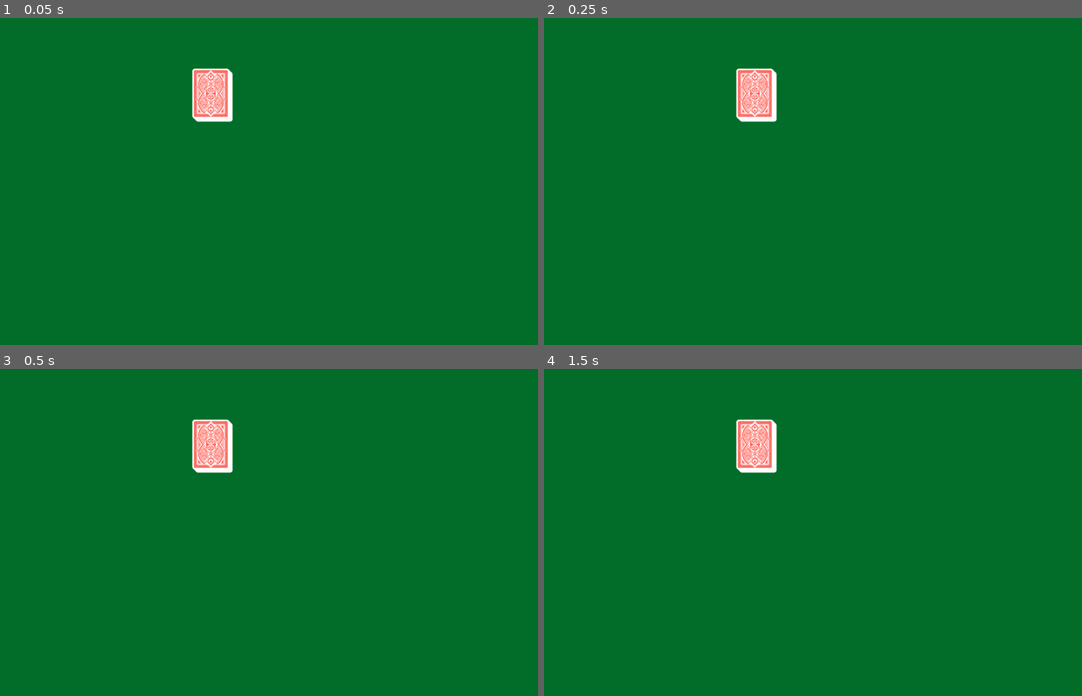
Above: before the commit, frames 1-4 (two rows, left to right).
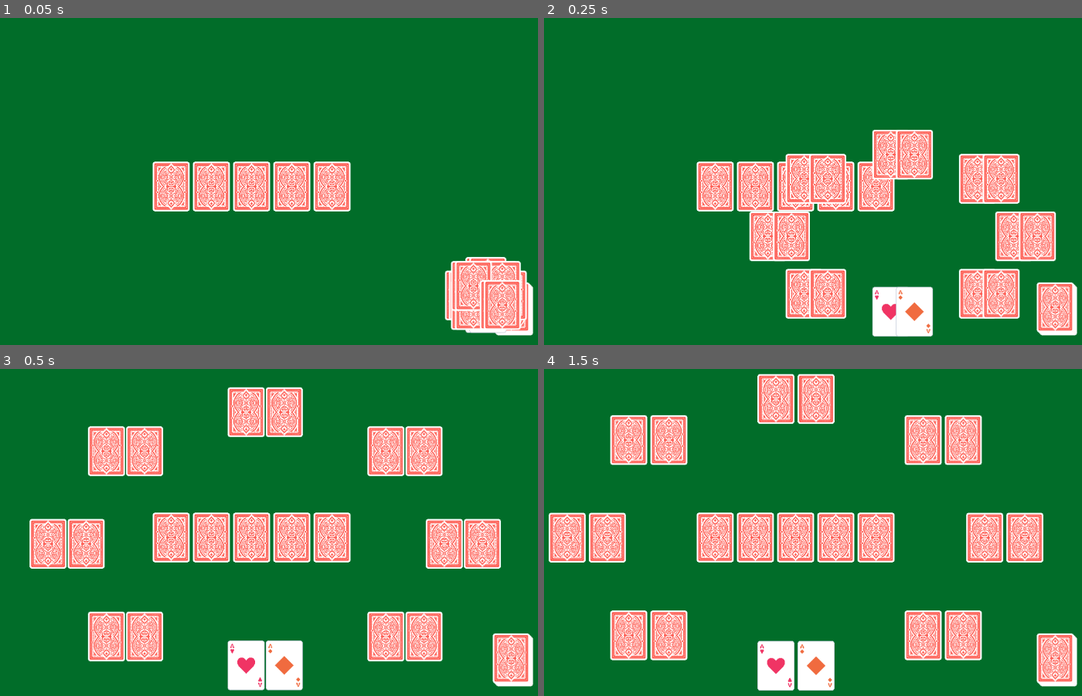
Above: after the commit, the same moments.

Repository: Alex-Onceanu/ProjectGambling
Game: Godot game, scene res://game_room.tscn
The game is run twice, just before and just after one commit, with the same random seed, the same clock (stepped at 60 frames per second) and the same inputs.
Inputs:
- Up to frame 1 (0.05 s): no input
- Up to frame 2 (0.25 s): no input
- Up to frame 3 (0.5 s): no input
- Up to frame 4 (1.5 s): tap Enter at 1.25 s

The runs differ from the first frame. In frame 1, 10% of the frame differs, in the area x 28-100%, y 15-98%; in frame 2, 20%; in frame 3, 25%, in the area x 5-100%, y 5-99%; in frame 4, 25%.

Commit message:
Le deck distribue des cartes aux 8 joueurs

Diff:
--- a/card.gd
+++ b/card.gd
@@ -1,10 +1,10 @@
 extends Node2D
 
-const WIDTH = 71
-const HEIGHT = 95
 var pos_before_goto
 var target
 
+@onready var WIDTH = $front.region_rect.size.x
+@onready var HEIGHT = $front.region_rect.size.y
 @onready var should_move = false
 
 func region_of_string(colval : String) -> Vector2i:
--- /dev/null
+++ b/deck.gd
@@ -0,0 +1,9 @@
+extends Node2D
+
+func deal_cards(player1, player1_cards, others):
+	for colval in player1_cards:
+		player1.get_card_from(global_position, colval)
+
+	for o in others:
+		o.get_card_from(global_position, "", false)
+		o.get_card_from(global_position, "", false)
--- a/game_room.gd
+++ b/game_room.gd
@@ -8,12 +8,7 @@
 	var url = "https://" + code + ".ngrok-free.app"
 	$HTTPRequest.request(str(url) + "/register/user?name=leGodot")
 
-
-	#print($Deck.position)
-	#$Player1.get_card_from($Deck.global_position, "D5")
-	#$Player1.get_card_from($Deck.global_position, "D6")
-	#$Player2.get_card_from($Deck.global_position, "D7")
-	#$Player2.get_card_from($Deck.global_position, "D8")
+	$Deck.deal_cards($Players/Player1, ["HA", "DA"], [$Players/Player2, $Players/Player3, $Players/Player4, $Players/Player5, $Players/Player6, $Players/Player7, $Players/Player8])
 
 # se lance dès que le serveur nous a répondu (la réponse est en argument)
 func _on_request_completed(result, response_code, headers, body):
--- a/game_room.tscn
+++ b/game_room.tscn
@@ -1,7 +1,8 @@
-[gd_scene load_steps=4 format=3 uid="uid://duvnm3asxykhb"]
+[gd_scene load_steps=5 format=3 uid="uid://duvnm3asxykhb"]
 
 [ext_resource type="PackedScene" uid="uid://b25ew1dv5tplj" path="res://card.tscn" id="1_ayhm6"]
 [ext_resource type="Script" path="res://game_room.gd" id="1_fgygk"]
+[ext_resource type="Script" path="res://deck.gd" id="2_mgxd7"]
 [ext_resource type="PackedScene" uid="uid://ccbm2fm8ej331" path="res://player.tscn" id="3_qs578"]
 
 [node name="GameRoom" type="Node2D"]
@@ -15,7 +16,8 @@
 color = Color(0.00392157, 0.427451, 0.160784, 1)
 
 [node name="Deck" type="Node2D" parent="."]
-position = Vector2(500, 150)
+position = Vector2(1060.33, 550)
+script = ExtResource("2_mgxd7")
 
 [node name="1" parent="Deck" instance=ExtResource("1_ayhm6")]
 position = Vector2(6, 6)
@@ -29,25 +31,45 @@
 [node name="4" parent="Deck" instance=ExtResource("1_ayhm6")]
 
 [node name="River" type="Node2D" parent="."]
-visible = false
-position = Vector2(430, 310)
+position = Vector2(576, 324)
 
 [node name="1" parent="River" instance=ExtResource("1_ayhm6")]
+position = Vector2(-150, 0)
 
 [node name="2" parent="River" instance=ExtResource("1_ayhm6")]
-position = Vector2(88, 2)
+position = Vector2(-75, 0)
 
 [node name="3" parent="River" instance=ExtResource("1_ayhm6")]
-position = Vector2(167, 4)
 
 [node name="4" parent="River" instance=ExtResource("1_ayhm6")]
-position = Vector2(258, 4)
+position = Vector2(75, 0)
 
 [node name="5" parent="River" instance=ExtResource("1_ayhm6")]
-position = Vector2(347, 1)
+position = Vector2(150, 0)
 
-[node name="Player1" parent="." instance=ExtResource("3_qs578")]
-position = Vector2(607, 558)
+[node name="Players" type="Node2D" parent="."]
+position = Vector2(576, 324)
 
-[node name="Player2" parent="." instance=ExtResource("3_qs578")]
-position = Vector2(1026, 287)
+[node name="Player1" parent="Players" instance=ExtResource("3_qs578")]
+position = Vector2(0, 240)
+
+[node name="Player2" parent="Players" instance=ExtResource("3_qs578")]
+position = Vector2(0, -260)
+
+[node name="Player3" parent="Players" instance=ExtResource("3_qs578")]
+position = Vector2(390, 0)
+
+[node name="Player4" parent="Players" instance=ExtResource("3_qs578")]
+position = Vector2(-390, 0)
+
+[node name="Player5" parent="Players" instance=ExtResource("3_qs578")]
+position = Vector2(275, -183)
+
+[node name="Player6" parent="Players" instance=ExtResource("3_qs578")]
+position = Vector2(-275, 183)
+
+[node name="Player7" parent="Players" instance=ExtResource("3_qs578")]
+position = Vector2(-275, -183)
+
+[node name="Player8" parent="Players" instance=ExtResource("3_qs578")]
+position = Vector2(275, 183)
--- a/player.gd
+++ b/player.gd
@@ -1,21 +1,28 @@
 extends Node2D
 
 const MAX_NB_CARDS = 2
+@onready var GAP_SIZE = 75 * $Card_1.scale.x
 @onready var nb_cards = 0
 
-func get_card_from(from : Vector2, colval : String):
+func get_card_from(from : Vector2, colval : String, frontface = true):
 	if nb_cards >= MAX_NB_CARDS:
 		# on peut pas avoir 3 cartes au poker
 		return
 
 	nb_cards += 1
 	var new_card = get_node("Card_" + str(nb_cards))
+	new_card.global_position = from
 
-	new_card.global_position = from
-	new_card.set_card_type(colval)
-	new_card.flip_frontface()
+	if frontface:
+		new_card.set_card_type(colval)
+		new_card.flip_frontface()
+	else:
+		new_card.flip_backface()
+
 	new_card.visible = true
-	new_card.go_to(global_position + Vector2((nb_cards - 1) * 36, 0.0))
+	var left_or_right = (nb_cards - 1) * 2 - 1
+	new_card.go_to(global_position + Vector2(left_or_right * GAP_SIZE / 2, 0.0))
+
 
 func send_card_to(which : int, target : Vector2):
 	if which <= 0 or which > nb_cards:
--- a/project.godot
+++ b/project.godot
@@ -15,6 +15,12 @@
 config/features=PackedStringArray("4.3", "GL Compatibility")
 config/icon="res://icon.svg"
 
+[display]
+
+window/size/viewport_width=2304
+window/size/viewport_height=1296
+window/stretch/scale=2.0
+
 [rendering]
 
 renderer/rendering_method="gl_compatibility"
